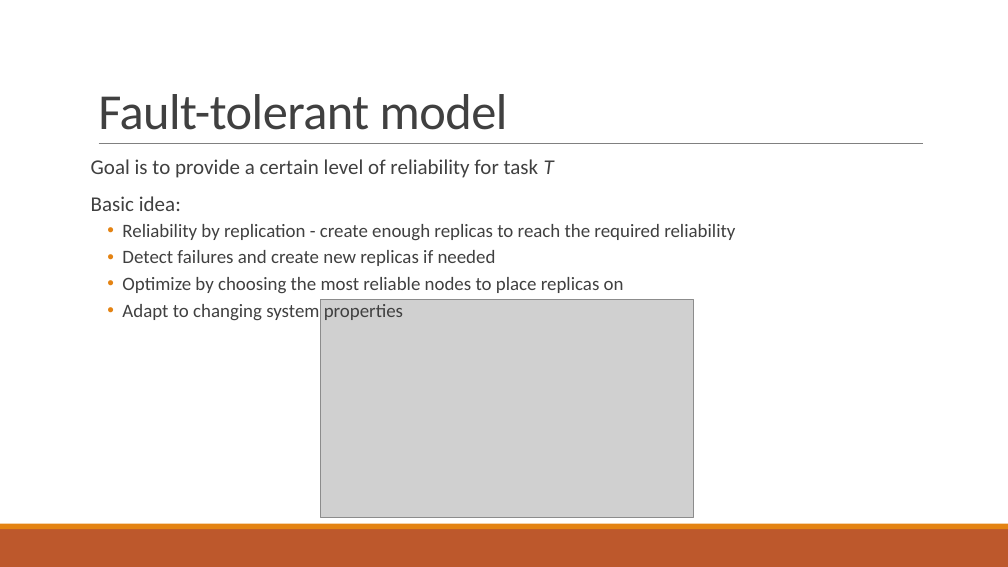
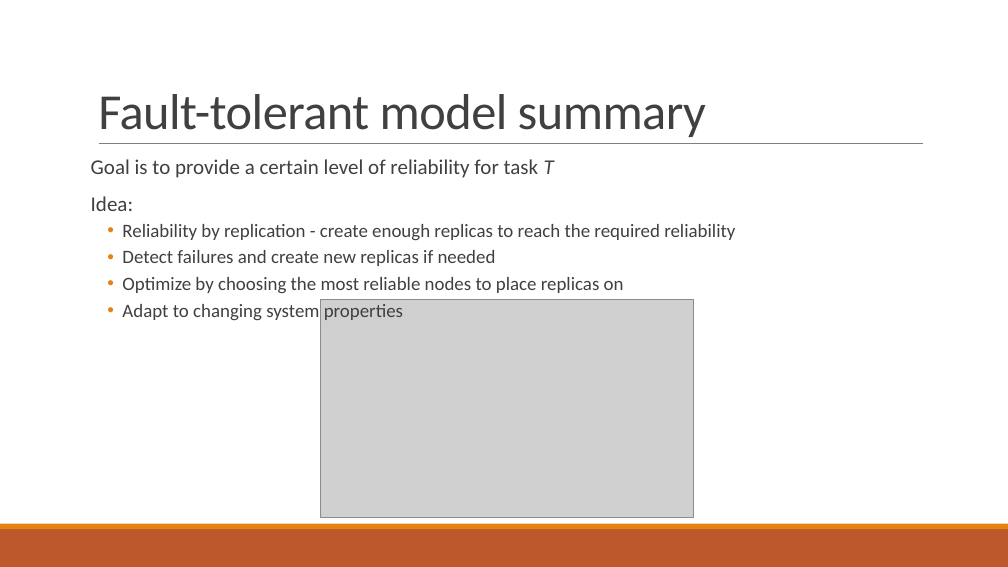
Before and after one commit to PStahl/master_thesis, a slide deck: slide 31 of presentation/presentation2.pptx (slide 7 before the commit). Drawn at 1008x567 pixels with LibreOffice and Linux fonts; fonts in the diff are those of the drawing; grey boxes stand for pictures. Boxes give left, top, right and bottom in pixels: in the first picture for what was removed or moved away, otherwise in the second. Text is boxed around its words. In the diff, an @@ line names an element or a change of style, - is before the commit and + after.

```diff
--- a/presentation/presentation2.pptx
+++ b/presentation/presentation2.pptx
@@ title at (98,94,706,137): text changed @@
-Fault-tolerant model
+Fault-tolerant model summary
@@ text at (91,196,133,211): text changed @@
-Basic idea:
+Idea:
```
Also in this commit, not shown: 5 other slides changed, 1 slide added.
